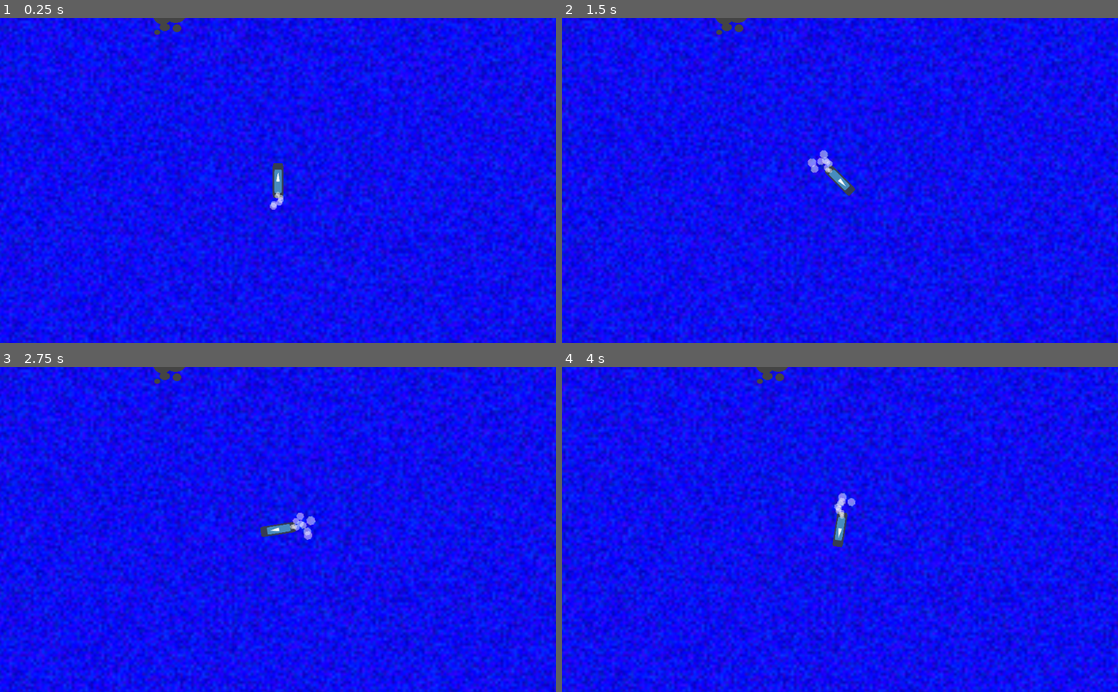
Above: before the commit, frames 1-4 (two rows, left to right).
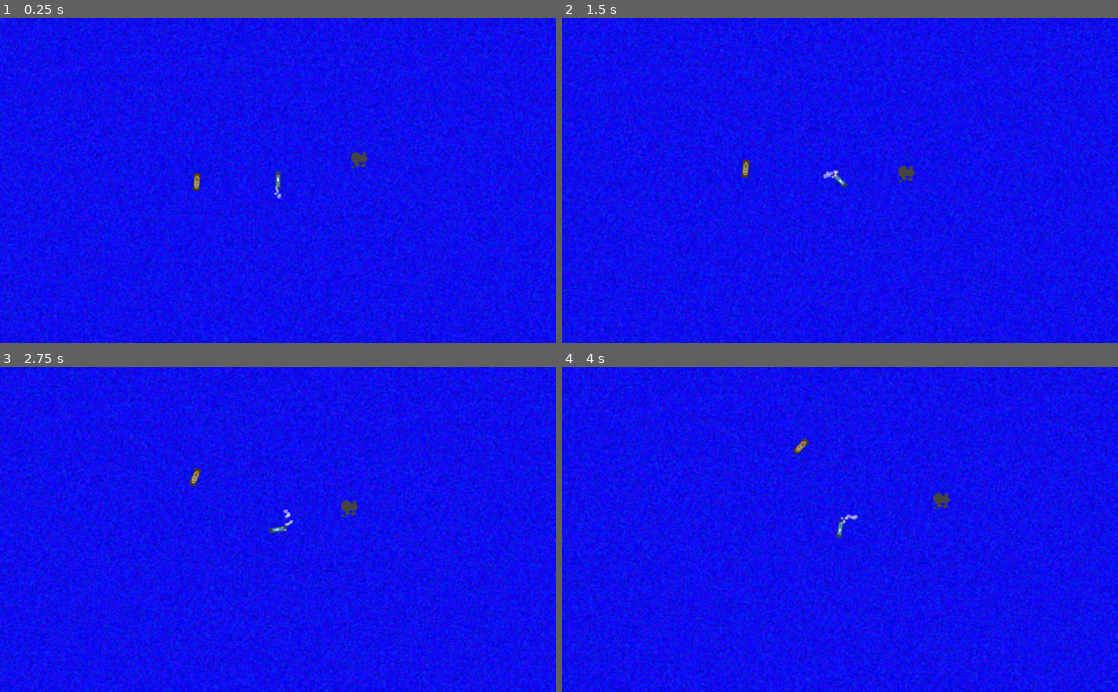
Above: after the commit, the same moments.

Repository: HedgeLizards/grappling
Game: Godot game, scene res://scenes/Main.tscn
Two runs of this game, one before a commit and one after it. Both use one fixed random seed, a clock stepped at 60 frames per second and the inputs below. The engine's default icon, where the game draws it, is replaced by a stand-in: a white triangle on a blue panel in a dark square.
Inputs:
- Up to frame 1 (0.25 s): no input
- Up to frame 2 (1.5 s): hold D (right) 0.53-1.28 s; tap H (hunt, bound only after the commit) at 0.6 s; tap I (idle, bound only after the commit) at 0.8, 1.35 s; hold Down (backwards) from 1.28 s (still down)
- Up to frame 3 (2.75 s): tap H (hunt, bound only after the commit) at 1.55, 2.1 s; release Down (backwards) at 2.03 s; hold D (right) from 2.03 s (still down); tap I (idle, bound only after the commit) at 2.3 s
- Up to frame 4 (4 s): release D (right) at 2.78 s; hold W (forwards) 2.78-3.53 s; tap I (idle, bound only after the commit) at 2.85, 3.8 s; tap H (hunt, bound only after the commit) at 3.05, 3.6 s; hold A (left) from 3.53 s (still down)

The runs differ from the first frame. In frame 1, 35% of the frame differs, in the area x 0-100%, y 0-100%; in frame 2, 35%; in frame 3, 35%; in frame 4, 35%.

Commit message:
hunting enemy

Diff:
--- a/project.godot
+++ b/project.godot
@@ -44,6 +44,16 @@
 , Object(InputEventKey,"resource_local_to_scene":false,"resource_name":"","device":0,"alt":false,"shift":false,"control":false,"meta":false,"command":false,"pressed":false,"scancode":0,"physical_scancode":83,"unicode":0,"echo":false,"script":null)
  ]
 }
+hunt={
+"deadzone": 0.5,
+"events": [ Object(InputEventKey,"resource_local_to_scene":false,"resource_name":"","device":0,"alt":false,"shift":false,"control":false,"meta":false,"command":false,"pressed":false,"scancode":72,"physical_scancode":0,"unicode":0,"echo":false,"script":null)
+ ]
+}
+idle={
+"deadzone": 0.5,
+"events": [ Object(InputEventKey,"resource_local_to_scene":false,"resource_name":"","device":0,"alt":false,"shift":false,"control":false,"meta":false,"command":false,"pressed":false,"scancode":73,"physical_scancode":0,"unicode":0,"echo":false,"script":null)
+ ]
+}
 
 [physics]
 
--- a/scenes/Main.tscn
+++ b/scenes/Main.tscn
@@ -1,9 +1,13 @@
-[gd_scene load_steps=5 format=2]
+[gd_scene load_steps=8 format=2]
 
 [ext_resource path="res://scenes/Player.tscn" type="PackedScene" id=1]
 [ext_resource path="res://assets/sea.png" type="Texture" id=2]
 [ext_resource path="res://scenes/Rock.tscn" type="PackedScene" id=3]
 [ext_resource path="res://assets/foam.png" type="Texture" id=4]
+[ext_resource path="res://assets/ship.png" type="Texture" id=5]
+[ext_resource path="res://scripts/Ship.gd" type="Script" id=6]
+
+[sub_resource type="RectangleShape2D" id=1]
 
 [node name="Main" type="Node2D"]
 
@@ -18,11 +22,16 @@
 
 [node name="Player" parent="." instance=ExtResource( 1 )]
 
+[node name="Camera2D2" type="Camera2D" parent="Player"]
+current = true
+zoom = Vector2( 2, 2 )
+
 [node name="CPUParticles2D" type="CPUParticles2D" parent="."]
 visible = false
 position = Vector2( 164, 101 )
 amount = 20
-lifetime = 0.5
+lifetime = 2.0
+local_coords = false
 texture = ExtResource( 4 )
 direction = Vector2( 2, 1 )
 spread = 180.0
@@ -30,3 +39,20 @@
 initial_velocity = 30.0
 
 [node name="Rock" parent="." instance=ExtResource( 3 )]
+position = Vector2( 500, 200 )
+
+[node name="Ship" type="KinematicBody2D" parent="."]
+position = Vector2( -100, 300 )
+script = ExtResource( 6 )
+
+[node name="CollisionShape2D" type="CollisionShape2D" parent="Ship"]
+shape = SubResource( 1 )
+
+[node name="Sprite" type="Sprite" parent="Ship"]
+texture = ExtResource( 5 )
+
+[node name="AITime" type="Timer" parent="Ship"]
+wait_time = 0.25
+autostart = true
+
+[connection signal="timeout" from="Ship/AITime" to="Ship" method="_on_AITime_timeout"]
--- a/scenes/Player.tscn
+++ b/scenes/Player.tscn
@@ -23,15 +23,15 @@
 [node name="CollisionShape2D" type="CollisionShape2D" parent="."]
 shape = SubResource( 1 )
 
-[node name="Camera2D" type="Camera2D" parent="."]
-current = true
-
 [node name="CPUParticles2D" type="CPUParticles2D" parent="."]
 position = Vector2( 0, 24 )
 amount = 10
 lifetime = 0.4
+local_coords = false
 texture = ExtResource( 3 )
+emission_shape = 2
+emission_rect_extents = Vector2( 10, 1 )
 direction = Vector2( 0, 1 )
 gravity = Vector2( 0, 0 )
-initial_velocity = 100.0
+initial_velocity = 50.0
 scale_amount_curve = SubResource( 3 )
--- a/scripts/Player.gd
+++ b/scripts/Player.gd
@@ -11,5 +11,5 @@
 func _physics_process(delta):
 	var control = int(Input.is_action_pressed('right')) - int(Input.is_action_pressed('left'))
 	rotation += control * delta * PI
-	if Input.is_action_pressed("forwards"):
+	if !Input.is_action_pressed("backwards"):
 		move_local_y(-delta * speed)
--- /dev/null
+++ b/scripts/Ship.gd
@@ -0,0 +1,53 @@
+extends KinematicBody2D
+
+
+var speed = 80;
+var drot = 0.3;
+var hunting = false;
+var hunt_rotation = 0.4
+var hunt_aim = 0.3
+var shoot_range = 400
+
+
+func rad_gt(a, b):
+	var d = fposmod(a - b, 2*PI)
+	return d < PI
+
+func rad_lt(a, b):
+	return rad_gt(b, a)
+
+# Called when the node enters the scene tree for the first time.
+func _ready():
+	pass # Replace with function body.
+
+
+func _physics_process(delta):
+	if Input.is_action_just_pressed("hunt"):
+		hunting = true
+	if Input.is_action_just_pressed("idle"):
+		hunting = false
+	rotation += drot * delta
+	move_local_y(-delta * speed)
+
+
+func _on_AITime_timeout():
+	if hunting:
+		var player_pos = get_node("/root/Main/Player").position
+		#var player_dir = rel_player_pos.y / rel_player_pos.x
+		var player_dir = get_angle_to(player_pos) + PI / 2
+		#while player_dir > PI:
+			#player_dir -= 2 * PI
+		#while player_dir < -PI:
+			#player_dir += 2*PI
+
+		if false and position.direction_to(player_pos) < shoot_range:
+			pass
+		else:
+			if rad_gt(player_dir, hunt_aim):
+				drot = hunt_rotation
+			elif rad_lt(player_dir, -hunt_aim):
+				drot = -hunt_rotation
+			else:
+				drot = 0
+	else:
+		drot = rand_range(-0.3, 0.3)
